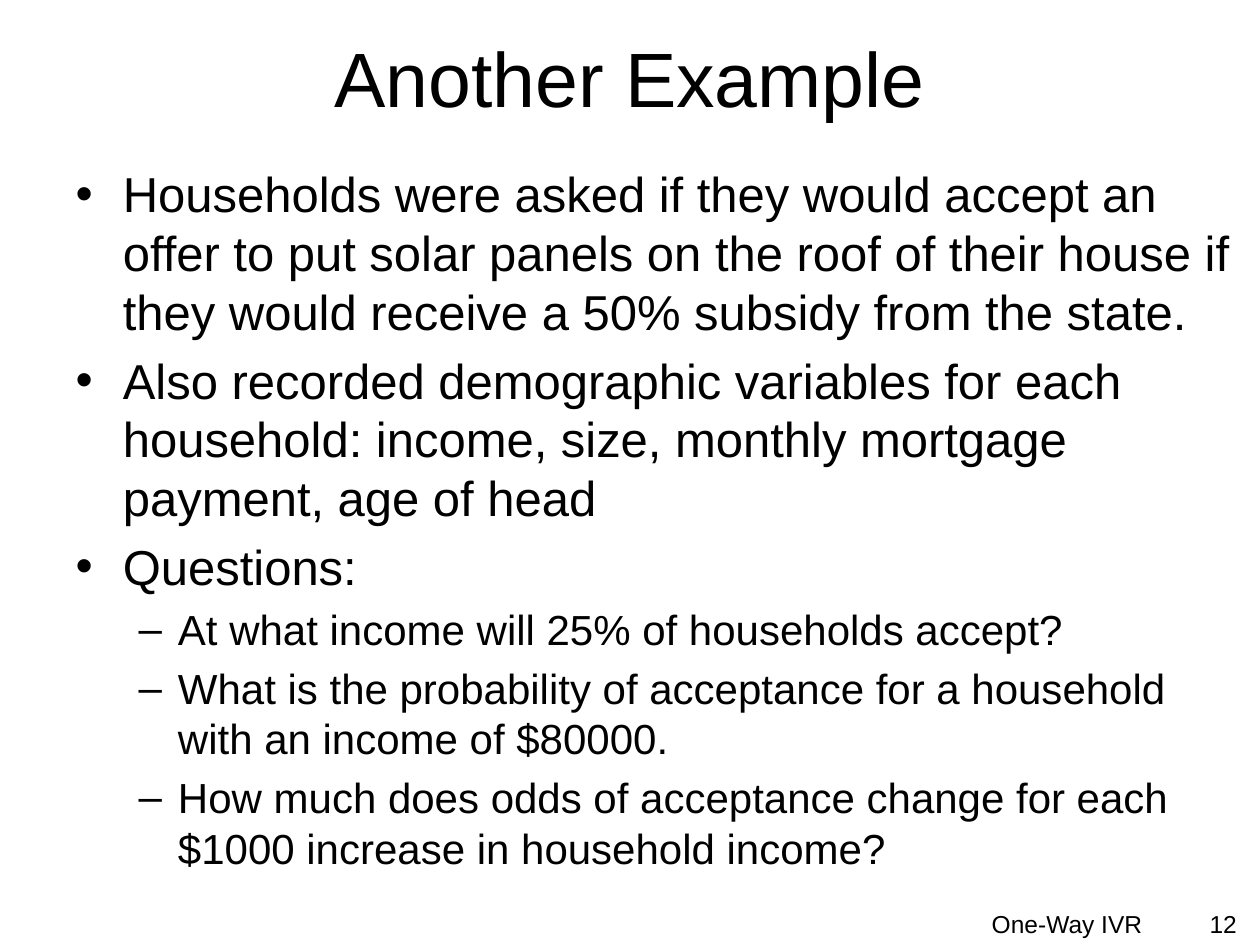
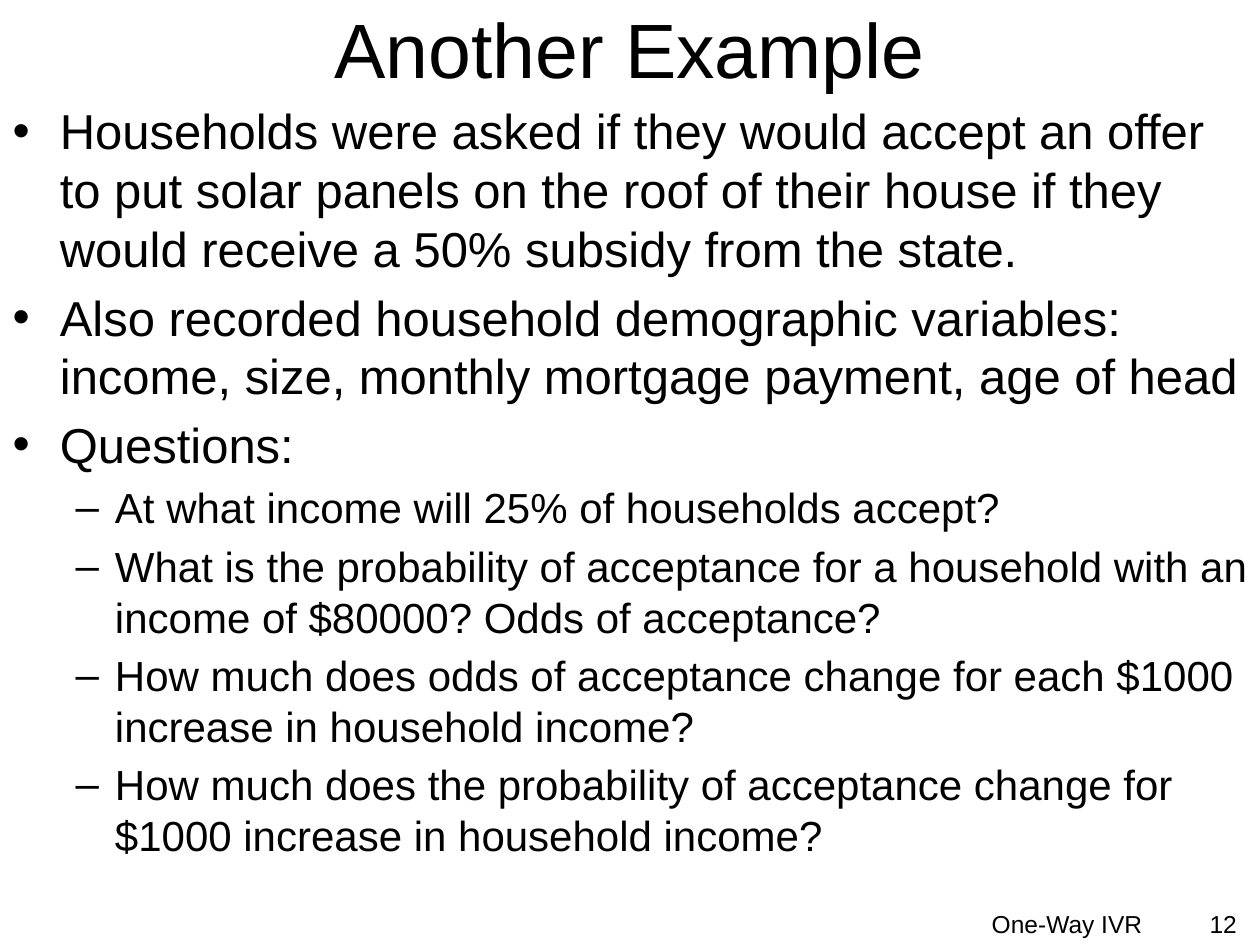
Before and after one commit to droglenc/NCMTH207, a slide deck: slide 12 of modules/LogisticRegression/PPT.pptx. Drawn at 1260x945 pixels with LibreOffice and Linux fonts; fonts in the diff are those of the drawing; background and template pictures are left out. Boxes give left, top, right and bottom in pixels: in the first picture for what was removed or moved away, otherwise in the second. Text is boxed around its words. In the diff, an @@ line names an element or a change of style, - is before the commit and + after.

Commit message:
Updated logisitic regression PPT slides

```diff
--- a/modules/LogisticRegression/PPT.pptx
+++ b/modules/LogisticRegression/PPT.pptx
@@ title "Another Example" moved from (x1=334, y1=51, x2=924, y2=122) to (x1=334, y1=22, x2=924, y2=92) @@
@@ text "Households were asked if they ..." moved from (x1=123, y1=176, x2=1229, y2=867) to (x1=60, y1=113, x2=1247, y2=854) @@
@@ text at (x1=60, y1=300, x2=1238, y2=405): text changed @@
-• Also recorded demographic variables for each household: income, size, monthly mortgage payment, age of head
+• Also recorded household demographic variables: income, size, monthly mortgage payment, age of head
@@ text at (x1=115, y1=551, x2=1247, y2=641): text changed @@
-  – What is the probability of acceptance for a household with an income of $80000.
+  – What is the probability of acceptance for a household with an income of $80000? Odds of acceptance?
@@ text at (x1=115, y1=769, x2=1172, y2=854): paragraph added @@
+  – How much does the probability of acceptance change for $1000 increase in household income?
```
